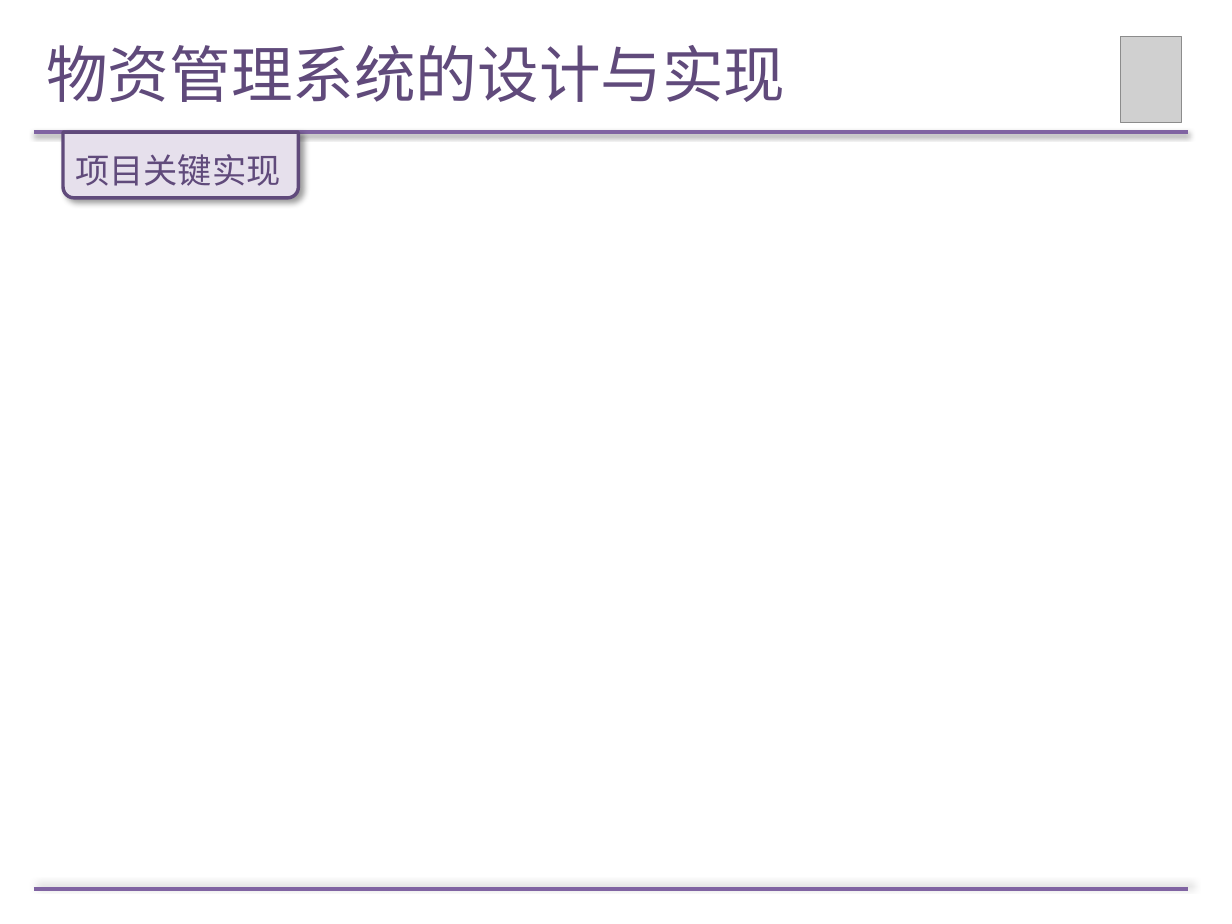
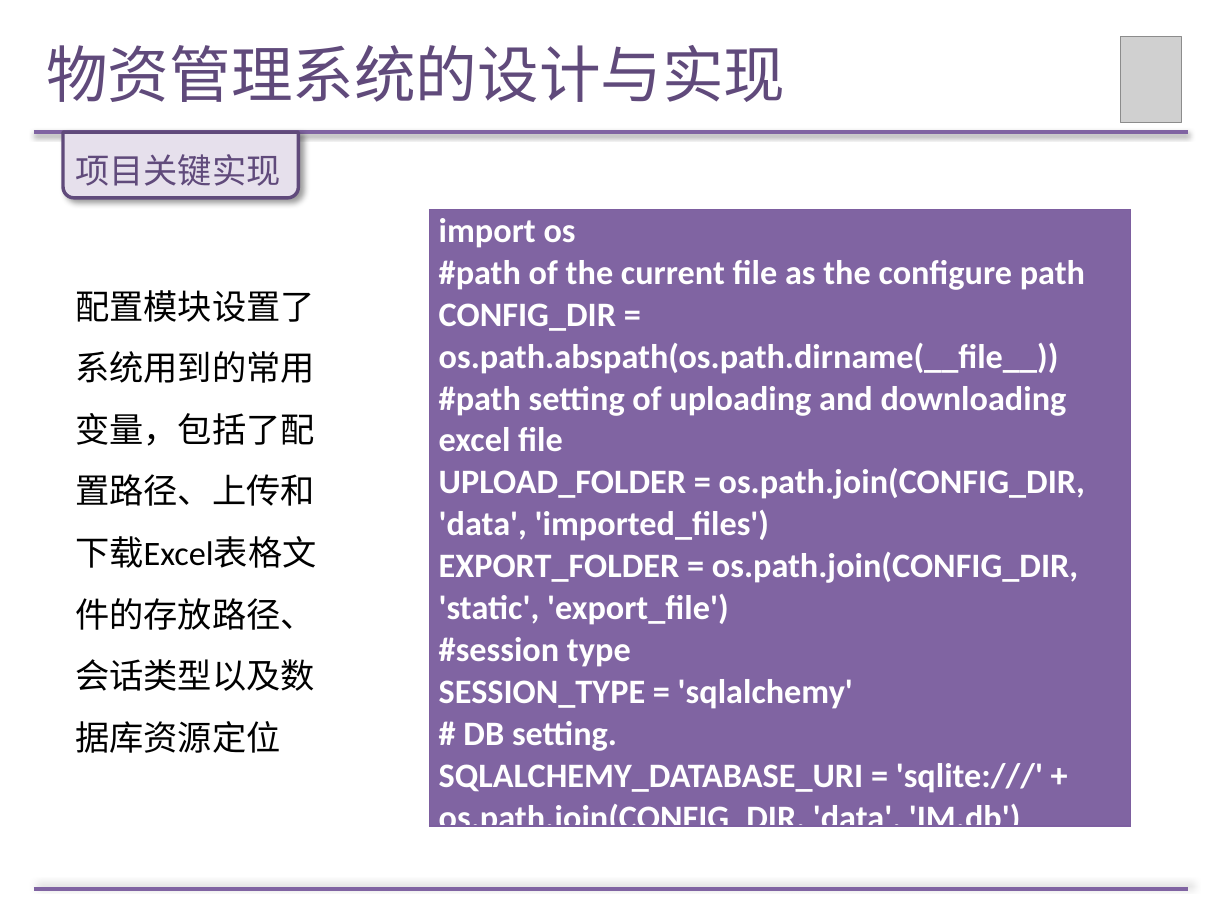
Before and after one commit to Wendy-Wu/LM-paper, a slide deck: slide 20 of 论文答辩PPT.pptx (slide 19 before the commit). Drawn at 1232x924 pixels with LibreOffice and Linux fonts; fonts in the diff are those of the drawing; grey boxes stand for pictures. Boxes give left, top, right and bottom in pixels: in the first picture for what was removed or moved away, otherwise in the second. Text is boxed around its words. In the diff, an @@ line names an element or a change of style, - is before the commit and + after.

```diff
--- a/论文答辩PPT.pptx
+++ b/论文答辩PPT.pptx
@@ table added at [430, 209, 1131, 841], 1 rows, 1 columns @@
+import os / #path of the current file as the configure path / CONFIG_DIR = os.path.abspath(os.path.dirname(__file__)) / #path setting of uploading and downloading excel file / UPLOAD_FOLDER = os.path.join(CONFIG_DIR, 'data', 'imported_files') / EXPORT_FOLDER = os.path.join(CONFIG_DIR, 'static', 'export_file') / #session type / SESSION_TYPE = 'sqlalchemy' / # DB setting. / SQLALCHEMY_DATABASE_URI = 'sqlite:///' + os.path.join(CONFIG_DIR, 'data', 'IM.db')
@@ text added at [75, 290, 317, 753], 20 pt, text #000000 @@
+配置模块设置了系统用到的常用变量，包括了配置路径、上传和下载Excel表格文件的存放路径、会话类型以及数据库资源定位
```
Also in this commit, not shown: 8 other slides changed, 7 slides added.
